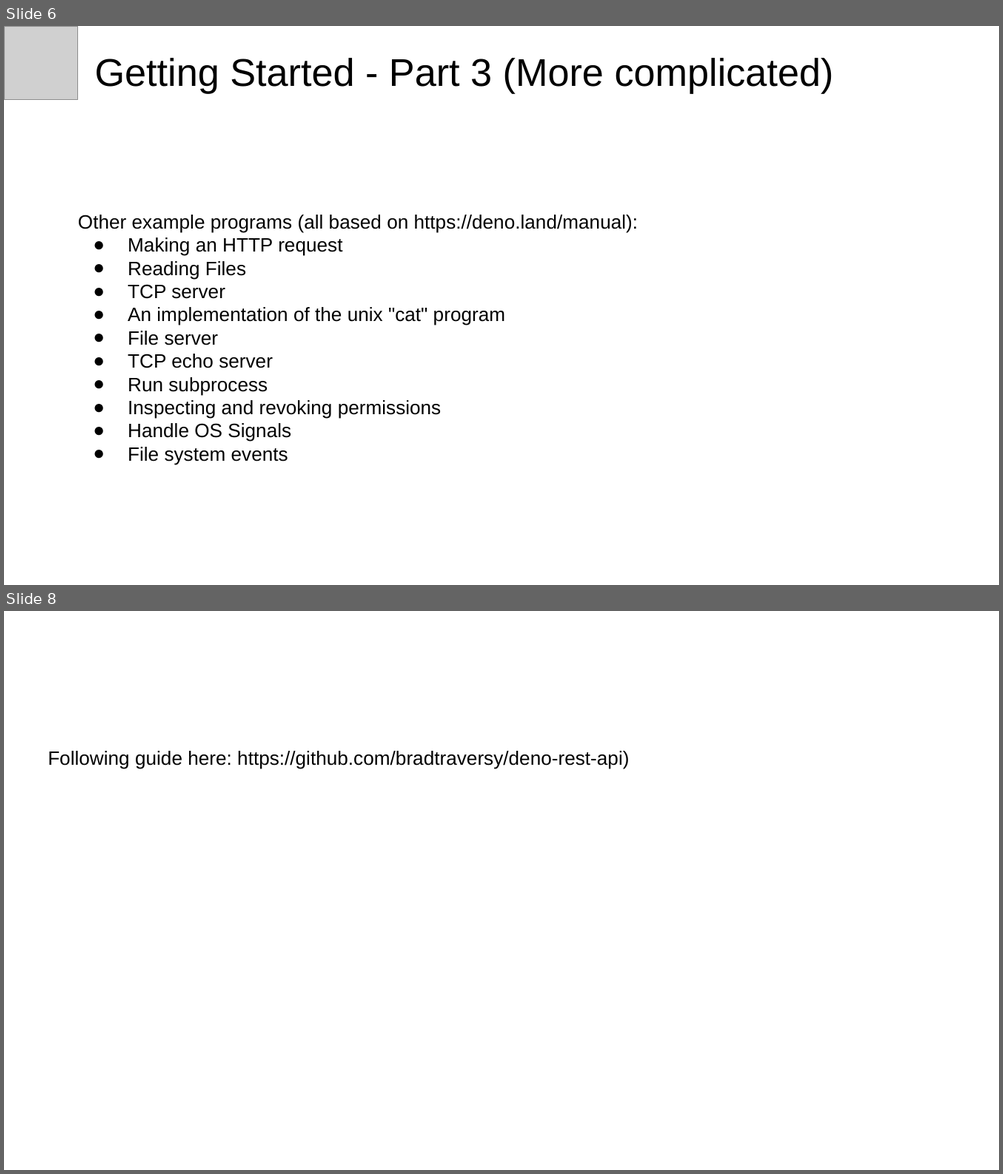
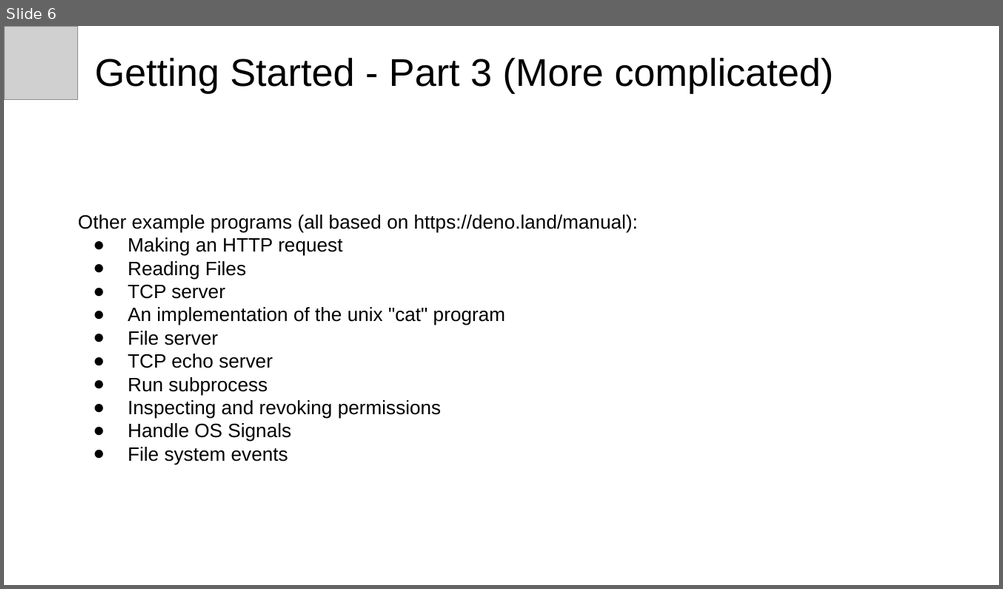
Before and after one commit to michaelachrisco/deno-developer-talk, a slide deck: Introduction to Deno.pptx. Shown one above the other, each under a label of ours: slides 6 and 8 before the commit, slide 6 after it; the slides between them are not shown. The pictures are 1003x1174 and 1003x589 pixels, drawn with LibreOffice and Linux fonts; fonts in the diff are those of the drawing; grey boxes stand for pictures. Boxes give left, top, right and bottom in pixels: in the first picture for what was removed or moved away, otherwise in the second. Text is boxed around its words. In the diff, an @@ line names an element or a change of style, - is before the commit and + after.

```diff
--- a/Introduction to Deno.pptx
+++ b/Introduction to Deno.pptx
@@ slide 8 removed at (4, 611, 999, 1170), background #FFFFFF @@
@@ text removed at (48, 751, 629, 769) @@
-Following guide here: https://github.com/bradtraversy/deno-rest-api)
```
Also in this commit, not shown: 2 slides changed, 4 slides added, 1 other file.
